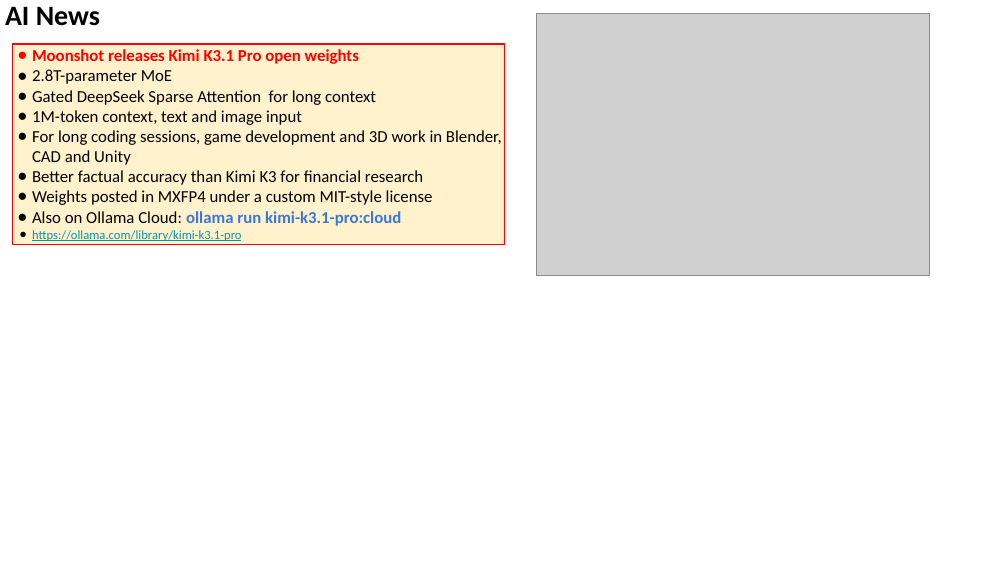
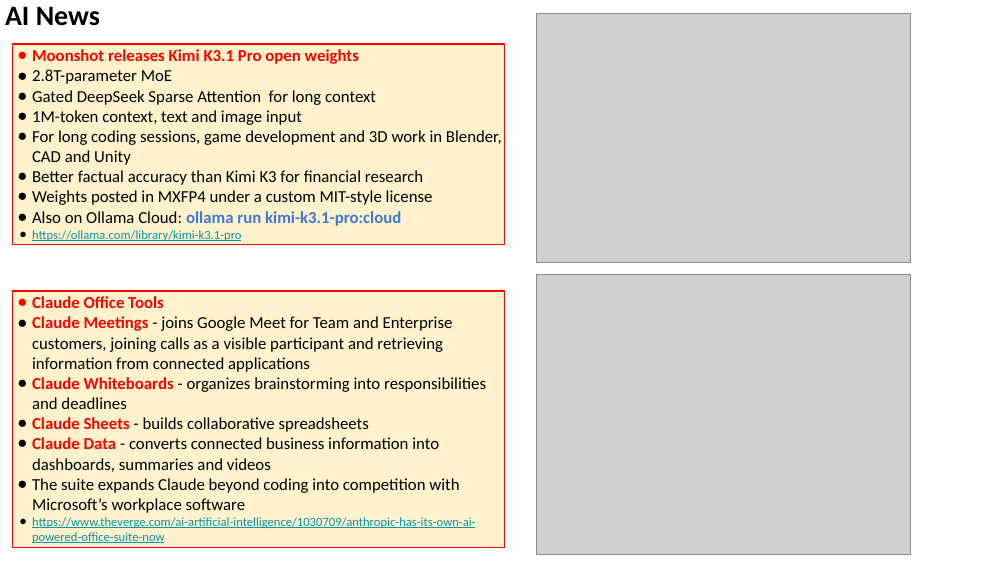
Before and after one commit to lselector/seminar, a slide deck: slide 19 of 2026/2026-11-13-AI-News.pptx. Drawn at 1008x567 pixels with LibreOffice and Linux fonts; fonts in the diff are those of the drawing; grey boxes stand for pictures. Boxes give left, top, right and bottom in pixels: in the first picture for what was removed or moved away, otherwise in the second. Text is boxed around its words. In the diff, an @@ line names an element or a change of style, - is before the commit and + after.

Commit message:
update

```diff
--- a/2026/2026-11-13-AI-News.pptx
+++ b/2026/2026-11-13-AI-News.pptx
@@ picture: place and size @@
-picture at (536,13,929,275)
+picture at (536,13,909,262)
@@ rectangle added at (12,291,504,548), fill #FFF2CC, outline #FF0000 0.75 pt, 12 pt, text #000000 @@
+● Claude Office Tools
+● Claude Meetings - joins Google Meet for Team and Enterprise customers, joining calls as a visible participant and retrieving information from connected applications
+● Claude Whiteboards - organizes brainstorming into responsibilities and deadlines
+● Claude Sheets - builds collaborative spreadsheets
+● Claude Data - converts connected business information into dashboards, summaries and videos
+● The suite expands Claude beyond coding into competition with Microsoft’s workplace software
+● https://www.theverge.com/ai-artificial-intelligence/1030709/anthropic-has-its-own-ai-powered-office-suite-now
@@ picture added at (536,274,909,554) @@
```
Also in this commit, not shown: 2 other slides changed, 2 slides added.
